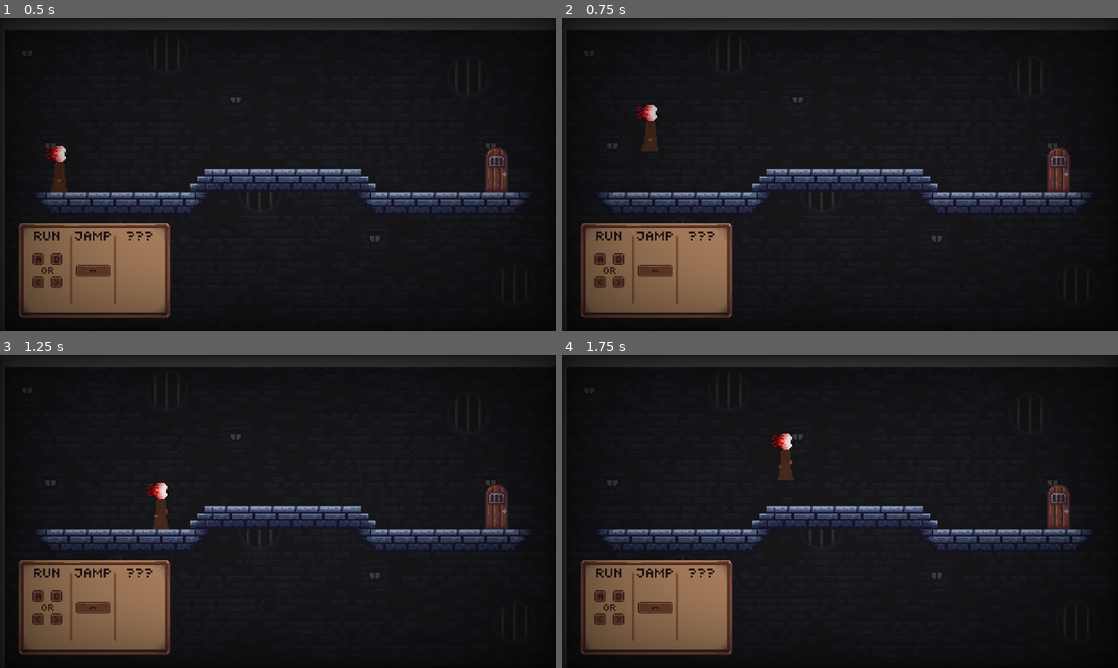
Above: before the commit, frames 1-4 (two rows, left to right).
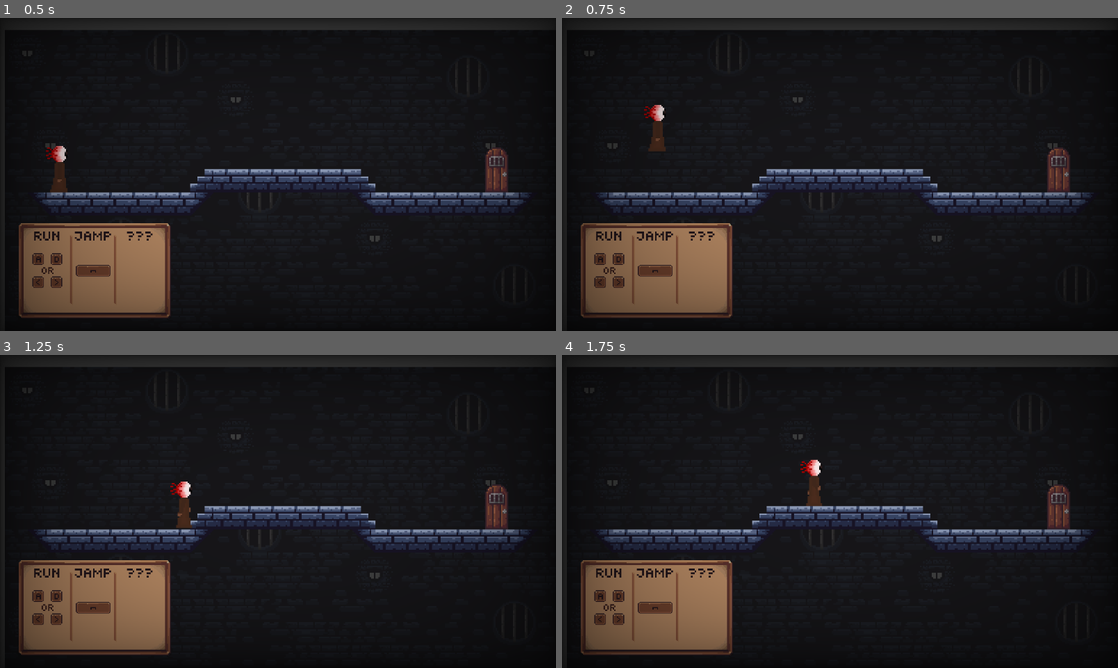
Above: after the commit, the same moments.

Repository: Nikmorking/Just-get-start
Game: Godot game, scene res://Level/level1.tscn
The game is run twice, just before and just after one commit, with the same random seed, the same clock (stepped at 60 frames per second) and the same inputs. This scene is started directly instead of the project's main scene.
Inputs (mouse positions are in pixels of both pictures, inside the frame that each line leads up to):
- Up to frame 1 (0.5 s): no input
- Up to frame 2 (0.75 s): tap Enter (ui_accept) at 0.5 s; move the mouse to (962, 158) at 0.52 s; hold Right (ui_right) from 0.53 s (still down); tap E (e) at 0.6 s
- Up to frame 3 (1.25 s): keep holding Right (ui_right); tap Enter (ui_accept) at 0.77 s
- Up to frame 4 (1.75 s): keep holding Right (ui_right); move the mouse to (728, 527) at 1.27 s; tap Q (dash) at 1.35 s; tap Enter (ui_accept) at 1.52 s; tap E (e) at 1.55 s

Frame 1 is identical in both runs. In frame 2, 0.4% of the frame differs, in the area x 13-19%, y 27-43%; in frame 3, 0.7%, in the area x 26-35%, y 40-56%; in frame 4, 0.7%.

Commit message:
смерь и ООП

Diff:
--- /dev/null
+++ b/Just Get Started/Level/level.gd
@@ -0,0 +1,38 @@
+extends Node2D
+class_name Level
+
+var door_action = false
+var start_pos
+
+var door_x = 717
+var door_y = 34
+
+func _process(delta):
+	pass
+
+func door_state(state):
+	if state == false:
+		$closeDoor.visible = true
+		$openDoor.visible = false
+	else:
+		$closeDoor.visible = false
+		$openDoor.visible = true
+	pass
+
+
+
+func _on_area_2d_body_entered(body):
+	door_action = true
+	door_state(true)
+	pass # Replace with function body.
+
+
+func _on_area_2d_body_exited(body):
+	door_action = false
+	door_state(false)
+	pass # Replace with function body.
+
+func _on_out(body):
+	$Player.position = start_pos
+	$Player/AnimatedSprite2D.flip_h = false
+	pass # Replace with function body.d
--- a/Just Get Started/Level/level1.gd
+++ b/Just Get Started/Level/level1.gd
@@ -1,39 +1,12 @@
-extends Node2D
-
-var door_action = false
-
-func _ready():
-	pass
-
-var door_x = 717
-var door_y = 34
-
-func _process(delta):
-	pass
-
-func door_state(state):
-	if state == false:
-		$closeDoor.visible = true
-		$openDoor.visible = false
-	else:
-		$closeDoor.visible = false
-		$openDoor.visible = true
-	pass
+extends Level
 
 func _input(event):
 	if Input.is_action_just_pressed("e") && door_action:
 		get_tree().change_scene_to_file("res://Level/level2.tscn")
 	pass
 
-
-
-func _on_area_2d_body_entered(body):
-	door_action = true
-	door_state(true)
-	pass # Replace with function body.
-
-
-func _on_area_2d_body_exited(body):
-	door_action = false
-	door_state(false)
-	pass # Replace with function body.
+func _ready():
+	start_pos = $Player.position
+	door_x = 717
+	door_y = 34
+	pass
--- a/Just Get Started/Level/level1.tscn
+++ b/Just Get Started/Level/level1.tscn
@@ -27,6 +27,9 @@
 font = ExtResource("4_0c017")
 font_size = 20
 font_color = Color(0.317647, 0.172549, 0.156863, 1)
+
+[sub_resource type="RectangleShape2D" id="RectangleShape2D_nbgcs"]
+size = Vector2(45, 268)
 
 [node name="Level1" type="Node2D"]
 position = Vector2(31, 268)
@@ -255,5 +258,18 @@
 text = "???"
 label_settings = SubResource("LabelSettings_0au0v")
 
+[node name="StaticBody2D" type="StaticBody2D" parent="."]
+
+[node name="CollisionShape2D" type="CollisionShape2D" parent="StaticBody2D"]
+position = Vector2(64.5, -107)
+shape = SubResource("RectangleShape2D_nbgcs")
+
+[node name="StaticBody2D2" type="StaticBody2D" parent="."]
+position = Vector2(709, -3)
+
+[node name="CollisionShape2D" type="CollisionShape2D" parent="StaticBody2D2"]
+position = Vector2(64.5, -107)
+shape = SubResource("RectangleShape2D_nbgcs")
+
 [connection signal="body_entered" from="Area2D" to="." method="_on_area_2d_body_entered"]
 [connection signal="body_exited" from="Area2D" to="." method="_on_area_2d_body_exited"]
--- a/Just Get Started/Level/level2.gd
+++ b/Just Get Started/Level/level2.gd
@@ -1,39 +1,12 @@
-extends Node2D
-
-var door_action = false
+extends Level
 
 func _ready():
-	pass
-
-var door_x = 717
-var door_y = 34
-
-func _process(delta):
-	pass
-
-func door_state(state):
-	if state == false:
-		$closeDoor.visible = true
-		$openDoor.visible = false
-	else:
-		$closeDoor.visible = false
-		$openDoor.visible = true
+	door_x = 717
+	door_y = 34
+	start_pos = $Player.position
 	pass
 
 func _input(event):
 	if Input.is_action_just_pressed("e") && door_action:
 		get_tree().change_scene_to_file("res://menu/Menu.tscn")
 	pass
-
-
-
-func _on_area_2d_body_entered(body):
-	door_action = true
-	door_state(true)
-	pass # Replace with function body.
-
-
-func _on_area_2d_body_exited(body):
-	door_action = false
-	door_state(false)
-	pass # Replace with function body.
--- a/Just Get Started/Level/level2.tscn
+++ b/Just Get Started/Level/level2.tscn
@@ -16,6 +16,12 @@
 radius = 16.0
 height = 58.0
 
+[sub_resource type="RectangleShape2D" id="RectangleShape2D_ys30l"]
+size = Vector2(45, 268)
+
+[sub_resource type="RectangleShape2D" id="RectangleShape2D_w507y"]
+size = Vector2(767, 20)
+
 [node name="Level2" type="Node2D"]
 position = Vector2(31, 268)
 script = ExtResource("1_yf1p3")
@@ -28,7 +34,7 @@
 format = 2
 layer_0/modulate = Color(0.239216, 0.239216, 0.239216, 0.756863)
 layer_0/tile_data = PackedInt32Array(393213, 655361, 3, 458749, 655361, 4, 393214, 720897, 3, 458750, 720897, 4, -13106 …(6300 unchanged characters)…
-layer_1/tile_data = PackedInt32Array(393211, 131073, 1, 393212, 131073, 1, 393213, 131073, 1, 393214, 131073, 1, 393215, 131073, 1, 327680, 131073, 1, 327681, 393217, 5, 327688, 327681, 5, 327689, 131073, 1, 327690, 131073, 1, 327691, 131073, 1, 327692, 131073, 1, 327693, 131073, 1, 327694, 131073, 1, 327695, 393217, 5, 393210, 327681, 5)
+layer_1/tile_data = PackedInt32Array(393211, 131073, 1, 393212, 131073, 1, 393213, 131073, 1, 393214, 131073, 1, 393215, 131073, 1, 327680, 131073, 1, 327681, 131073, 1, 327688, 327681, 5, 327689, 131073, 1, 327690, 131073, 1, 327691, 131073, 1, 327692, 131073, 1, 327693, 131073, 1, 327694, 131073, 1, 327695, 393217, 5, 393210, 327681, 5, 327682, 393217, 5)
 
 [node name="closeDoor" type="TileMap" parent="."]
 texture_filter = 1
@@ -87,5 +93,26 @@
 
 [node name="vignette" parent="." instance=ExtResource("6_3fb2k")]
 
+[node name="StaticBody2D" type="StaticBody2D" parent="."]
+
+[node name="CollisionShape2D" type="CollisionShape2D" parent="StaticBody2D"]
+position = Vector2(64.5, -107)
+shape = SubResource("RectangleShape2D_ys30l")
+
+[node name="StaticBody2D2" type="StaticBody2D" parent="."]
+position = Vector2(704, 5)
+
+[node name="CollisionShape2D" type="CollisionShape2D" parent="StaticBody2D2"]
+position = Vector2(64.5, -107)
+shape = SubResource("RectangleShape2D_ys30l")
+
+[node name="Area2D2" type="Area2D" parent="."]
+position = Vector2(45, 235)
+
+[node name="CollisionShape2D" type="CollisionShape2D" parent="Area2D2"]
+position = Vector2(373.5, 0)
+shape = SubResource("RectangleShape2D_w507y")
+
 [connection signal="body_entered" from="Area2D" to="." method="_on_area_2d_body_entered"]
 [connection signal="body_exited" from="Area2D" to="." method="_on_area_2d_body_exited"]
+[connection signal="body_entered" from="Area2D2" to="." method="_on_out"]
--- a/Just Get Started/gg/Player.gd
+++ b/Just Get Started/gg/Player.gd
@@ -1,7 +1,7 @@
 extends CharacterBody2D
 
 
-@export var SPEED := 200.0
+@export var SPEED := 250.0
 @export var JUMP_VELOCITY = -350.0
 var dashKd: bool = true
 var dashBlock: bool = false
--- a/Just Get Started/menu/Menu.tscn
+++ b/Just Get Started/menu/Menu.tscn
@@ -729,6 +729,13 @@
 libraries = {
 "": SubResource("AnimationLibrary_dswm8")
 }
+
+[node name="HSlider" type="HSlider" parent="Settings"]
+layout_mode = 0
+offset_left = 184.0
+offset_top = 225.0
+offset_right = 814.0
+offset_bottom = 340.0
 
 [node name="AnimationPlayer" type="AnimationPlayer" parent="."]
 libraries = {
Not shown: 1 places in Just Get Started/Level/level1.tscn that only renumber resources
Not shown: 1 places in Just Get Started/Level/level2.tscn that only renumber resources
Not shown: 1 places in Just Get Started/menu/Menu.tscn that only renumber resources
